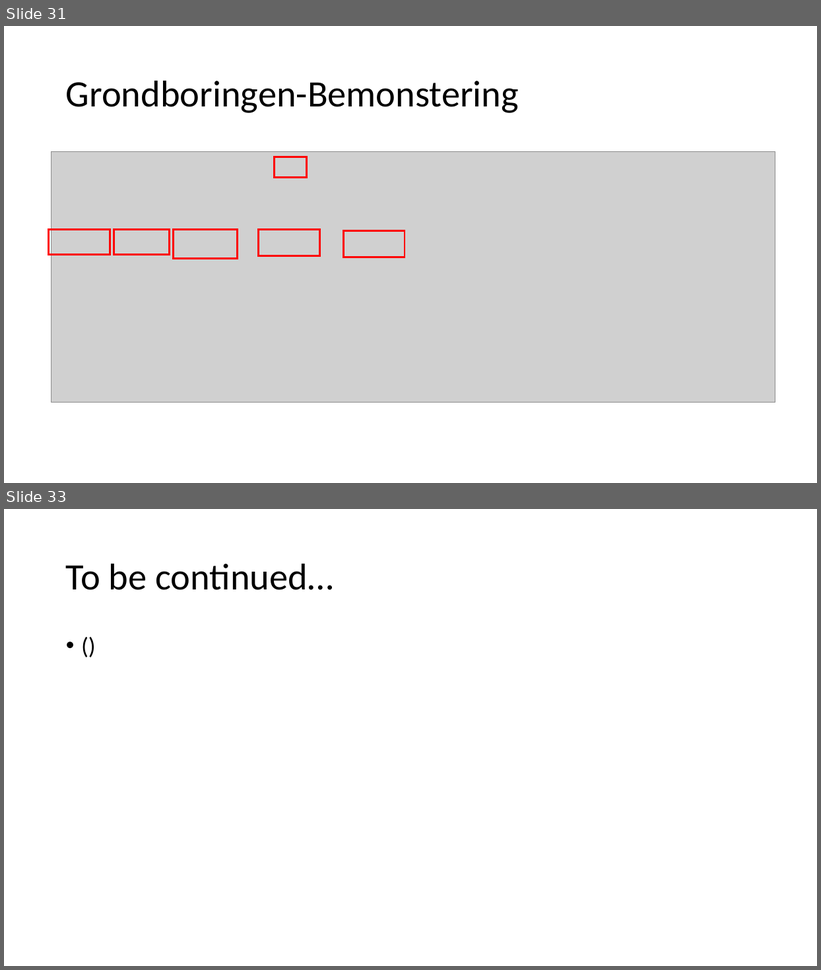
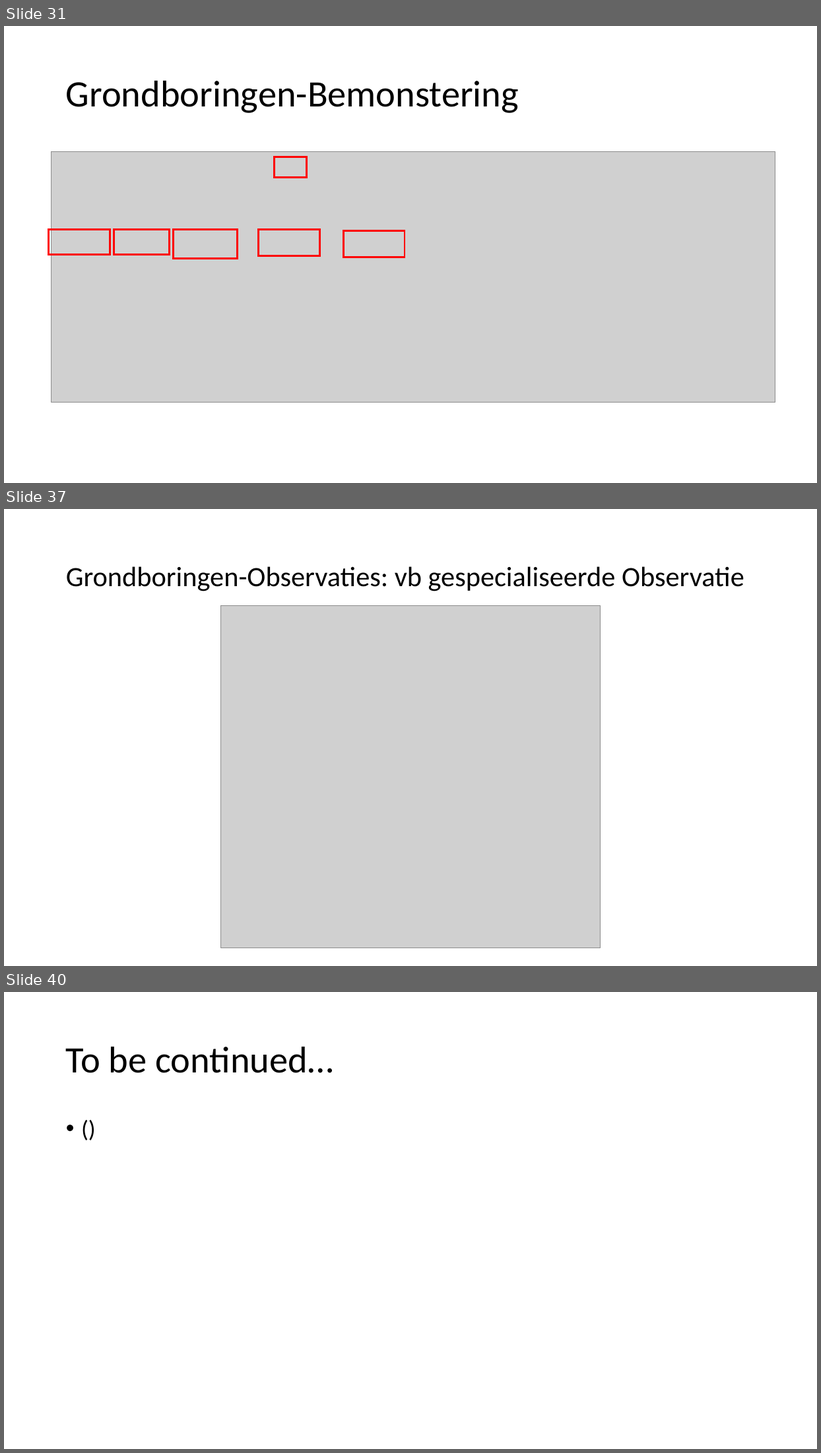
Before and after one commit to Informatievlaanderen/OSLOthema-bodemEnOndergrond, a slide deck: resources/consolidatie/WerkgroepConsolidatie20210531.pptx. Shown one above the other, each under a label of ours: slides 31 and 33 before the commit, slides 31, 37 and 40 after it; the slides between them are not shown. The pictures are 821x970 and 821x1453 pixels, drawn with LibreOffice and Linux fonts; fonts in the diff are those of the drawing; grey boxes stand for pictures. Boxes give left, top, right and bottom in pixels: in the first picture for what was removed or moved away, otherwise in the second. Text is boxed around its words. In the diff, an @@ line names an element or a change of style, - is before the commit and + after.

```diff
--- a/resources/consolidatie/WerkgroepConsolidatie20210531.pptx
+++ b/resources/consolidatie/WerkgroepConsolidatie20210531.pptx
@@ slide 37 added at [4, 509, 817, 966], background #FFFFFF @@
@@ title added at [66, 566, 745, 591], 33 pt, text #000000 @@
+Grondboringen-Observaties: vb gespecialiseerde Observatie
@@ picture added at [221, 605, 601, 948] @@
@@ what was slide 33 is now slide 40 @@
```
Also in this commit, not shown: 9 slides changed, 8 other slides added, 2 slides removed.
